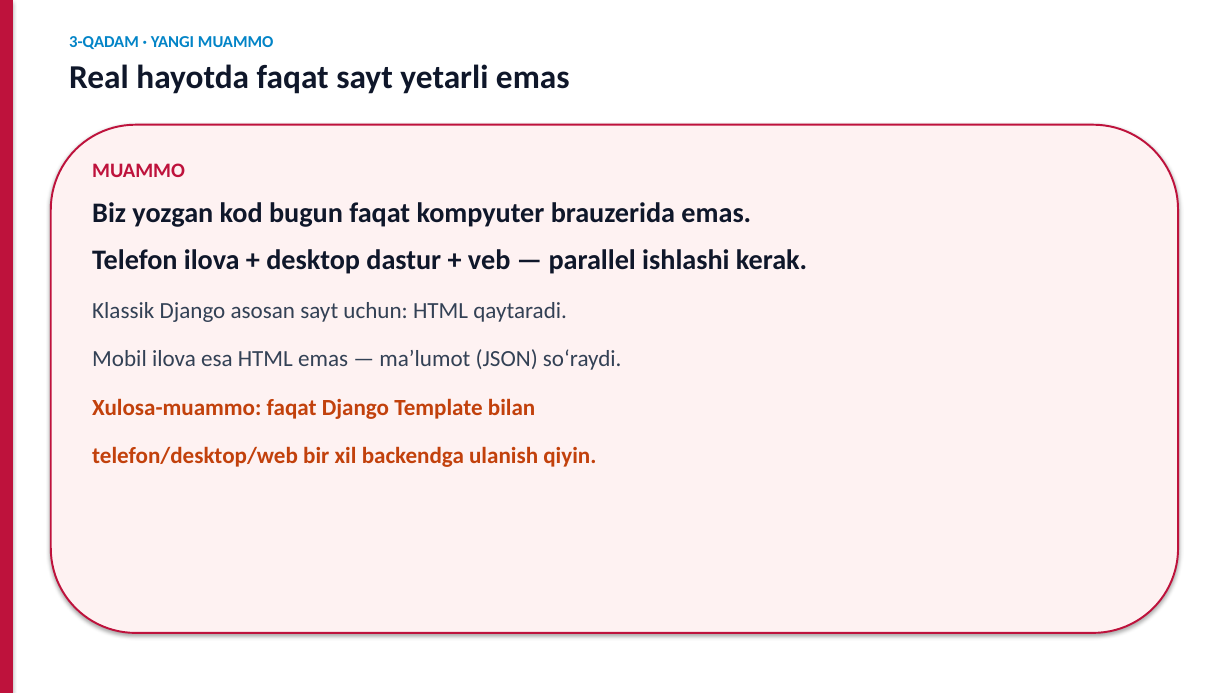
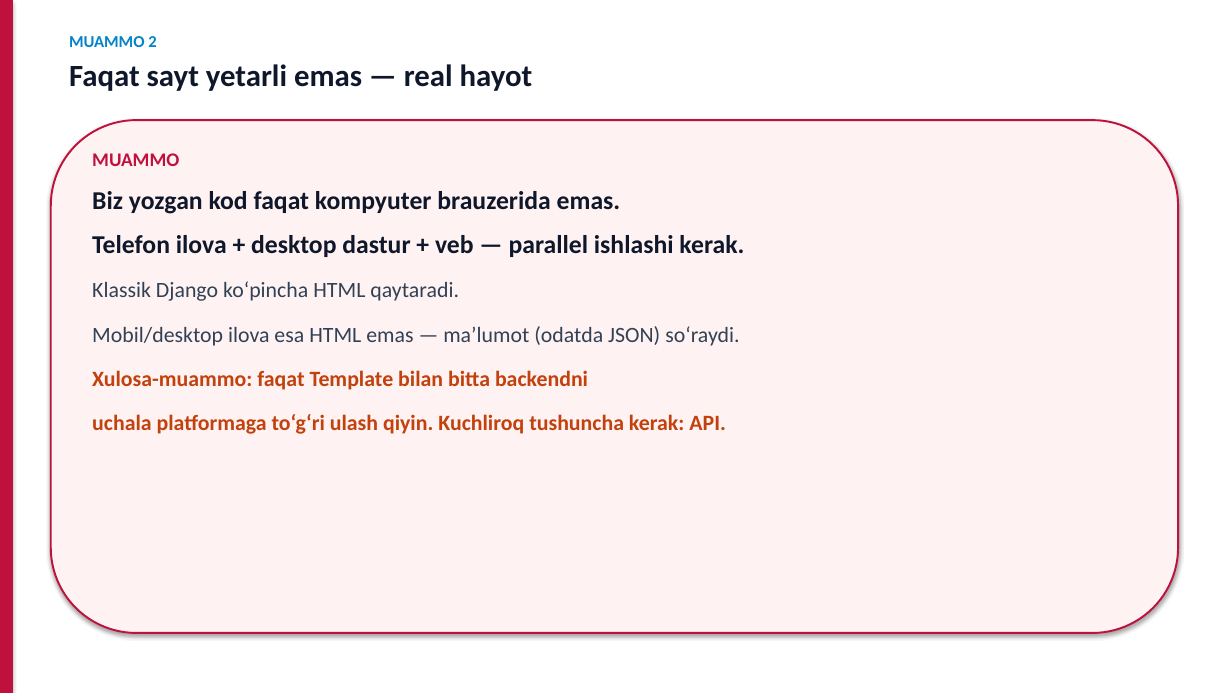
Before and after one commit to DilshodZokirov/bgalaxy-app, a slide deck: slide 13 of python-prezentatsiya/Python-Django-PBL-v5.pptx (slide 8 before the commit). Drawn at 1232x693 pixels with LibreOffice and Linux fonts; fonts in the diff are those of the drawing. Boxes give left, top, right and bottom in pixels: in the first picture for what was removed or moved away, otherwise in the second. Text is boxed around its words. In the diff, an @@ line names an element or a change of style, - is before the commit and + after.

```diff
--- a/python-prezentatsiya/Python-Django-PBL-v5.pptx
+++ b/python-prezentatsiya/Python-Django-PBL-v5.pptx
@@ text at [69,36,533,91]: text changed; size 26 to 24 pt @@
-3-QADAM · YANGI MUAMMO
-Real hayotda faqat sayt yetarli emas
+MUAMMO 2
+Faqat sayt yetarli emas — real hayot
@@ rounded rectangle: place and size @@
-rounded rectangle at [51,125,1178,633]
+rounded rectangle at [51,120,1178,633]
@@ text "MUAMMO": place and size @@
-text "MUAMMO" at [92,163,807,467]
+text "MUAMMO" at [92,153,744,434]
@@ text at [92,153,179,166]: size 16 to 15 pt in "MUAMMO" @@
@@ text at [92,191,744,434]: text changed; size 18 to 17 pt; text colour #0F172A to #C2410C @@
-Biz yozgan kod bugun faqat kompyuter brauzerida emas.
-Telefon ilova + desktop dastur + veb — parallel ishlashi kerak.
-Klassik Django asosan sayt uchun: HTML qaytaradi.
-Mobil ilova esa HTML emas — ma’lumot (JSON) so‘raydi.
-Xulosa-muammo: faqat Django Template bilan
-telefon/desktop/web bir xil backendga ulanish qiyin.
+Biz yozgan kod faqat kompyuter brauzerida emas.
+Telefon ilova + desktop dastur + veb — parallel ishlashi kerak.
+Klassik Django ko‘pincha HTML qaytaradi.
+Mobil/desktop ilova esa HTML emas — ma’lumot (odatda JSON) so‘raydi.
+Xulosa-muammo: faqat Template bilan bitta backendni
+uchala platformaga to‘g‘ri ulash qiyin. Kuchliroq tushuncha kerak: API.
```
Also in this commit, not shown: 5 other slides changed, 9 slides added, 7 slides removed, 4 other files.
